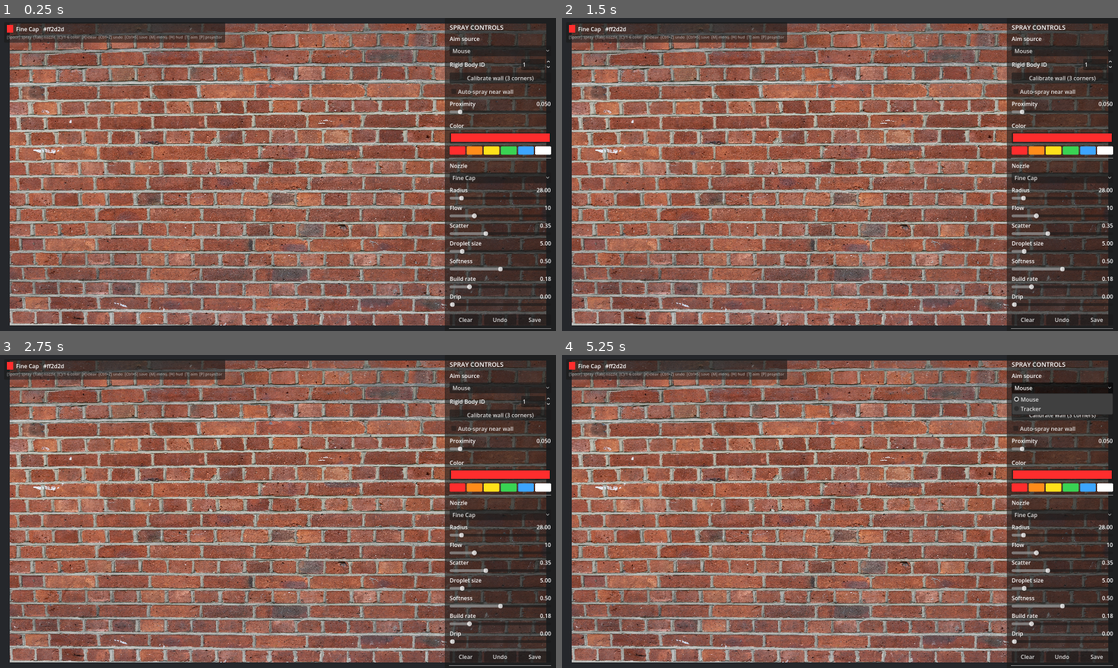
Above: before the commit, frames 1-4 (two rows, left to right).
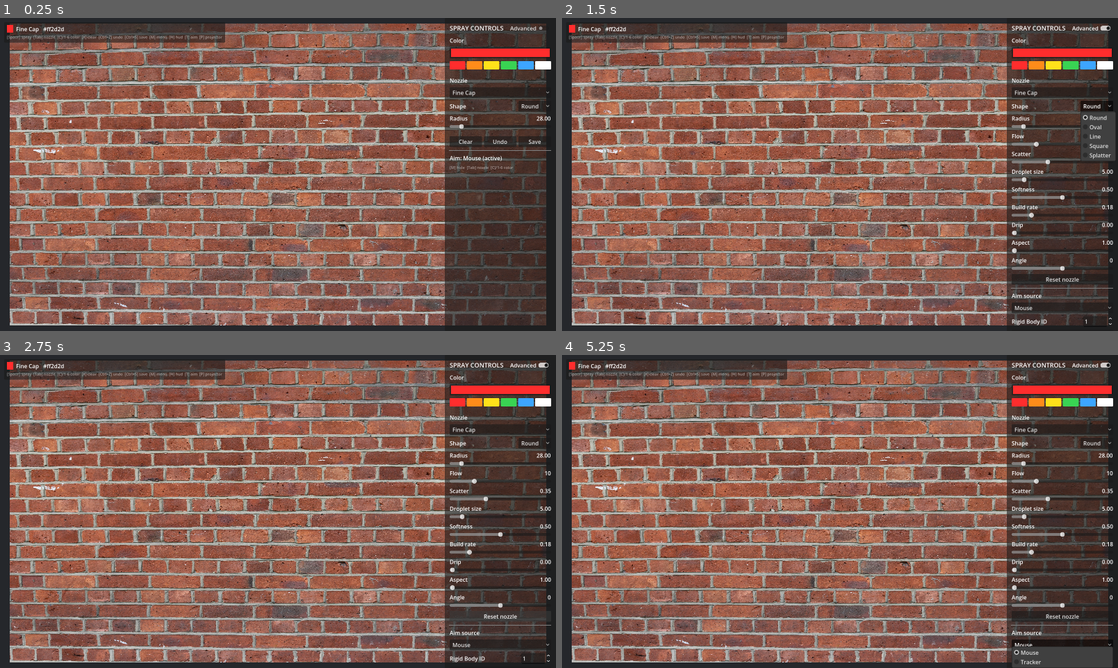
Above: after the commit, the same moments.

Repository: skynab/Brick-Wall-Spray-Paint
Game: Godot game, scene res://main.tscn
Two runs of this game, one before a commit and one after it. Both use one fixed random seed, a clock stepped at 60 frames per second and the inputs below.
Inputs (mouse positions are in pixels of both pictures, inside the frame that each line leads up to):
- Up to frame 1 (0.25 s): no input
- Up to frame 2 (1.5 s): click (1090, 27) at 0.5 s, where only the run after the commit has a clickable "Advanced"; click (1095, 105) at 1.25 s, where only the run after the commit has a clickable "Round"
- Up to frame 3 (2.75 s): click (500, 617) at 2 s, where only the run after the commit has a clickable "Reset nozzle"
- Up to frame 4 (5.25 s): click (1029, 655) at 2.75 s, where only the run before the commit has a clickable "Clear"; click (1062, 655) at 3.5 s, where only the run before the commit has a clickable "Undo"; click (1095, 655) at 4.25 s, where only the run before the commit has a clickable "Save"; click "Mouse" at 5 s

The runs differ from the first frame. In frame 1, 5.8% of the frame differs, in the area x 80-100%, y 2-100%; in frame 2, 6.6%; in frame 3, 6.1%; in frame 4, 6.9%.

Commit message:
Phase B Improvements

Diff:
--- a/scripts/spray_tool.gd
+++ b/scripts/spray_tool.gd
@@ -14,6 +14,8 @@
 ]
 
 var nozzles: Array[Nozzle] = []
+## Disk path each loaded nozzle came from, parallel to `nozzles` (for reset).
+var nozzle_paths: Array[String] = []
 var nozzle_index: int = 0
 
 var palette: Array[Color] = [
@@ -39,8 +41,10 @@
 		var n = load(p)
 		if n is Nozzle:
 			nozzles.append(n)
+			nozzle_paths.append(p)
 	if nozzles.is_empty():
 		nozzles.append(Nozzle.new()) # safety fallback
+		nozzle_paths.append("")
 	active_color = palette[color_index]
 
 
@@ -70,6 +74,17 @@
 ## Set an arbitrary active color (from the color picker).
 func set_color(c: Color) -> void:
 	active_color = c
+
+
+## Reload the active nozzle from disk, discarding any live slider edits made to
+## the cached resource. Returns the fresh nozzle (or the current one on failure).
+func reset_current_nozzle() -> Nozzle:
+	var path := nozzle_paths[nozzle_index] if nozzle_index < nozzle_paths.size() else ""
+	if path != "":
+		var fresh = ResourceLoader.load(path, "", ResourceLoader.CACHE_MODE_IGNORE)
+		if fresh is Nozzle:
+			nozzles[nozzle_index] = fresh
+	return nozzles[nozzle_index]
 
 
 ## Emit one frame's worth of droplets around `center_uv` into the paint layer.
--- a/scripts/ui/side_menu.gd
+++ b/scripts/ui/side_menu.gd
@@ -22,16 +22,23 @@
 
 const PANEL_WIDTH := 320.0
 const SLIDE_TIME := 0.22
-
-# (property on Nozzle, label, min, max, step, is_int)
+const PREFS_PATH := "user://ui_prefs.cfg"
+
+## Shape dropdown items, in Nozzle.Shape enum order.
+const SHAPE_NAMES := ["Round", "Oval", "Line", "Square", "Splatter"]
+
+# (property on Nozzle, label, min, max, step, is_int, is_advanced)
+# Only Radius is shown in the Simple view; the rest live under Advanced.
 const SLIDER_SPECS := [
-	["radius_px", "Radius", 4.0, 250.0, 1.0, false],
-	["flow", "Flow", 1.0, 40.0, 1.0, true],
-	["scatter", "Scatter", 0.0, 1.0, 0.01, false],
-	["droplet_size_px", "Droplet size", 1.0, 40.0, 1.0, false],
-	["softness", "Softness", 0.0, 1.0, 0.01, false],
-	["build_rate", "Build rate", 0.0, 1.0, 0.01, false],
-	["drip_chance", "Drip", 0.0, 1.0, 0.01, false],
+	["radius_px", "Radius", 4.0, 250.0, 1.0, false, false],
+	["flow", "Flow", 1.0, 40.0, 1.0, true, true],
+	["scatter", "Scatter", 0.0, 1.0, 0.01, false, true],
+	["droplet_size_px", "Droplet size", 1.0, 40.0, 1.0, false, true],
+	["softness", "Softness", 0.0, 1.0, 0.01, false, true],
+	["build_rate", "Build rate", 0.0, 1.0, 0.01, false, true],
+	["drip_chance", "Drip", 0.0, 1.0, 0.01, false, true],
+	["aspect", "Aspect", 1.0, 8.0, 0.1, false, true],
+	["angle", "Angle", -180.0, 180.0, 1.0, true, true],
 ]
 
 var _spray: SprayTool
@@ -39,18 +46,26 @@
 var _panel: PanelContainer
 var _color_btn: ColorPickerButton
 var _nozzle_opt: OptionButton
+var _shape_opt: OptionButton
 var _aim_opt: OptionButton
 var _prox_value: Label
 var _status: Label
 var _sliders: Dictionary = {}       # key -> HSlider
 var _slider_labels: Dictionary = {} # key -> Label
 
+## Nodes revealed only in the Advanced view.
+var _advanced_nodes: Array[Control] = []
+var _advanced := false
+var _advanced_check: CheckButton
+
 var _shown := true
 var _tween: Tween
 
 
 func _ready() -> void:
+	_load_prefs()
 	_build_ui()
+	_apply_advanced_visibility()
 	get_viewport().size_changed.connect(_reposition)
 	_reposition()
 
@@ -69,6 +84,8 @@
 		return
 	_nozzle_opt.select(_spray.nozzle_index)
 	_color_btn.color = _spray.current_color()
+	if _shape_opt != null:
+		_shape_opt.select(int(_spray.current_nozzle().shape))
 	_sync_sliders()
 
 
@@ -127,15 +144,95 @@
 	vbox.add_theme_constant_override("separation", 8)
 	margin.add_child(vbox)
 
-	vbox.add_child(_make_title("SPRAY CONTROLS"))
-
-	# Aim source section
-	vbox.add_child(_make_label("Aim source"))
+	# Title row: heading + Simple/Advanced toggle.
+	var title_row := HBoxContainer.new()
+	var title := _make_title("SPRAY CONTROLS")
+	title.size_flags_horizontal = Control.SIZE_EXPAND_FILL
+	title_row.add_child(title)
+	_advanced_check = CheckButton.new()
+	_advanced_check.text = "Advanced"
+	_advanced_check.button_pressed = _advanced
+	_advanced_check.toggled.connect(_on_advanced_toggled)
+	title_row.add_child(_advanced_check)
+	vbox.add_child(title_row)
+
+	# Color section (Simple)
+	vbox.add_child(_make_label("Color"))
+	_color_btn = ColorPickerButton.new()
+	_color_btn.custom_minimum_size = Vector2(0, 32)
+	_color_btn.color_changed.connect(_on_color_changed)
+	vbox.add_child(_color_btn)
+	vbox.add_child(_make_palette_row())
+
+	vbox.add_child(HSeparator.new())
+
+	# Nozzle section (Simple): preset + shape + radius.
+	vbox.add_child(_make_label("Nozzle"))
+	_nozzle_opt = OptionButton.new()
+	_nozzle_opt.item_selected.connect(_on_nozzle_selected)
+	vbox.add_child(_nozzle_opt)
+
+	var shape_row := HBoxContainer.new()
+	var shape_label := Label.new()
+	shape_label.text = "Shape"
+	shape_label.size_flags_horizontal = Control.SIZE_EXPAND_FILL
+	shape_row.add_child(shape_label)
+	_shape_opt = OptionButton.new()
+	for s in SHAPE_NAMES:
+		_shape_opt.add_item(s)
+	_shape_opt.item_selected.connect(_on_shape_selected)
+	shape_row.add_child(_shape_opt)
+	vbox.add_child(shape_row)
+
+	for spec in SLIDER_SPECS:
+		var row := _make_slider_row(spec)
+		vbox.add_child(row)
+		if bool(spec[6]):
+			_advanced_nodes.append(row)
+
+	# Reset (Advanced): undo live slider edits.
+	var reset_btn := _make_action_button("Reset nozzle", _on_reset_pressed)
+	vbox.add_child(reset_btn)
+	_advanced_nodes.append(reset_btn)
+
+	# Aim source + tracker section (Advanced).
+	var tracker_box := _build_tracker_section()
+	vbox.add_child(tracker_box)
+	_advanced_nodes.append(tracker_box)
+
+	vbox.add_child(HSeparator.new())
+
+	# Action buttons (Simple)
+	var actions := HBoxContainer.new()
+	actions.add_theme_constant_override("separation", 6)
+	actions.add_child(_make_action_button("Clear", func(): clear_requested.emit()))
+	actions.add_child(_make_action_button("Undo", func(): undo_requested.emit()))
+	actions.add_child(_make_action_button("Save", func(): save_requested.emit()))
+	vbox.add_child(actions)
+
+	vbox.add_child(HSeparator.new())
+
+	# Status (OptiTrack state goes here later)
+	_status = _make_label("Tracker: —")
+	vbox.add_child(_status)
+
+	var hint := _make_label("[M] hide  [Tab] nozzle  [C]/1-6 color")
+	hint.add_theme_font_size_override("font_size", 11)
+	hint.modulate = Color(1, 1, 1, 0.5)
+	vbox.add_child(hint)
+
+
+## Build the aim-source / OptiTrack block as one collapsible container.
+func _build_tracker_section() -> VBoxContainer:
+	var box := VBoxContainer.new()
+	box.add_theme_constant_override("separation", 8)
+
+	box.add_child(HSeparator.new())
+	box.add_child(_make_label("Aim source"))
 	_aim_opt = OptionButton.new()
 	_aim_opt.item_selected.connect(_on_aim_selected)
-	vbox.add_child(_aim_opt)
-
-	# Tracker (OptiTrack) controls
+	box.add_child(_aim_opt)
+
 	var id_row := HBoxContainer.new()
 	var id_label := Label.new()
 	id_label.text = "Rigid Body ID"
@@ -148,17 +245,17 @@
 	spin.value = 1
 	spin.value_changed.connect(func(v): aim_asset_id_changed.emit(int(v)))
 	id_row.add_child(spin)
-	vbox.add_child(id_row)
+	box.add_child(id_row)
 
 	var calib_btn := Button.new()
 	calib_btn.text = "Calibrate wall (3 corners)"
 	calib_btn.pressed.connect(func(): calibrate_requested.emit())
-	vbox.add_child(calib_btn)
+	box.add_child(calib_btn)
 
 	var prox_check := CheckBox.new()
 	prox_check.text = "Auto-spray near wall"
 	prox_check.toggled.connect(func(on): proximity_toggled.emit(on))
-	vbox.add_child(prox_check)
+	box.add_child(prox_check)
 
 	var prox_box := VBoxContainer.new()
 	var prox_header := HBoxContainer.new()
@@ -178,49 +275,9 @@
 	prox_slider.value = 0.05
 	prox_slider.value_changed.connect(_on_prox_slider_changed)
 	prox_box.add_child(prox_slider)
-	vbox.add_child(prox_box)
-
-	vbox.add_child(HSeparator.new())
-
-	# Color section
-	vbox.add_child(_make_label("Color"))
-	_color_btn = ColorPickerButton.new()
-	_color_btn.custom_minimum_size = Vector2(0, 32)
-	_color_btn.color_changed.connect(_on_color_changed)
-	vbox.add_child(_color_btn)
-	vbox.add_child(_make_palette_row())
-
-	vbox.add_child(HSeparator.new())
-
-	# Nozzle section
-	vbox.add_child(_make_label("Nozzle"))
-	_nozzle_opt = OptionButton.new()
-	_nozzle_opt.item_selected.connect(_on_nozzle_selected)
-	vbox.add_child(_nozzle_opt)
-
-	for spec in SLIDER_SPECS:
-		vbox.add_child(_make_slider_row(spec))
-
-	vbox.add_child(HSeparator.new())
-
-	# Action buttons
-	var actions := HBoxContainer.new()
-	actions.add_theme_constant_override("separation", 6)
-	actions.add_child(_make_action_button("Clear", func(): clear_requested.emit()))
-	actions.add_child(_make_action_button("Undo", func(): undo_requested.emit()))
-	actions.add_child(_make_action_button("Save", func(): save_requested.emit()))
-	vbox.add_child(actions)
-
-	vbox.add_child(HSeparator.new())
-
-	# Status (OptiTrack state goes here later)
-	_status = _make_label("Tracker: —")
-	vbox.add_child(_status)
-
-	var hint := _make_label("[M] hide  [Tab] nozzle  [C]/1-6 color")
-	hint.add_theme_font_size_override("font_size", 11)
-	hint.modulate = Color(1, 1, 1, 0.5)
-	vbox.add_child(hint)
+	box.add_child(prox_box)
+
+	return box
 
 
 func _make_title(text: String) -> Label:
@@ -344,8 +401,31 @@
 	if _spray == null:
 		return
 	_spray.nozzle_index = idx
+	if _shape_opt != null:
+		_shape_opt.select(int(_spray.current_nozzle().shape))
 	_sync_sliders()
 	tool_changed.emit()
+
+
+func _on_shape_selected(idx: int) -> void:
+	if _spray == null:
+		return
+	_spray.current_nozzle().shape = idx
+	tool_changed.emit()
+
+
+func _on_reset_pressed() -> void:
+	if _spray == null:
+		return
+	_spray.reset_current_nozzle()
+	sync_from_tool()
+	tool_changed.emit()
+
+
+func _on_advanced_toggled(on: bool) -> void:
+	_advanced = on
+	_apply_advanced_visibility()
+	_save_prefs()
 
 
 func _on_aim_selected(idx: int) -> void:
@@ -369,6 +449,27 @@
 	value_label.text = str(int(round(value))) if is_int else "%.2f" % value
 
 
+# --- Advanced view + prefs --------------------------------------------------
+
+func _apply_advanced_visibility() -> void:
+	for node in _advanced_nodes:
+		if node != null:
+			node.visible = _advanced
+
+
+func _load_prefs() -> void:
+	var cfg := ConfigFile.new()
+	if cfg.load(PREFS_PATH) == OK:
+		_advanced = bool(cfg.get_value("menu", "advanced", false))
+
+
+func _save_prefs() -> void:
+	var cfg := ConfigFile.new()
+	cfg.load(PREFS_PATH)  # keep any other keys
+	cfg.set_value("menu", "advanced", _advanced)
+	cfg.save(PREFS_PATH)
+
+
 # --- Layout / sliding -------------------------------------------------------
 
 func _reposition() -> void:
